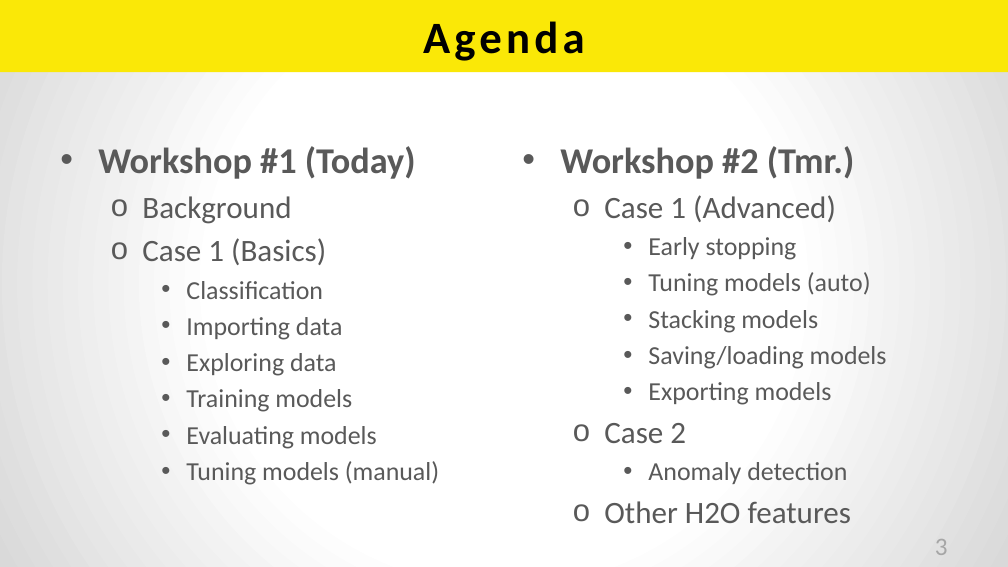
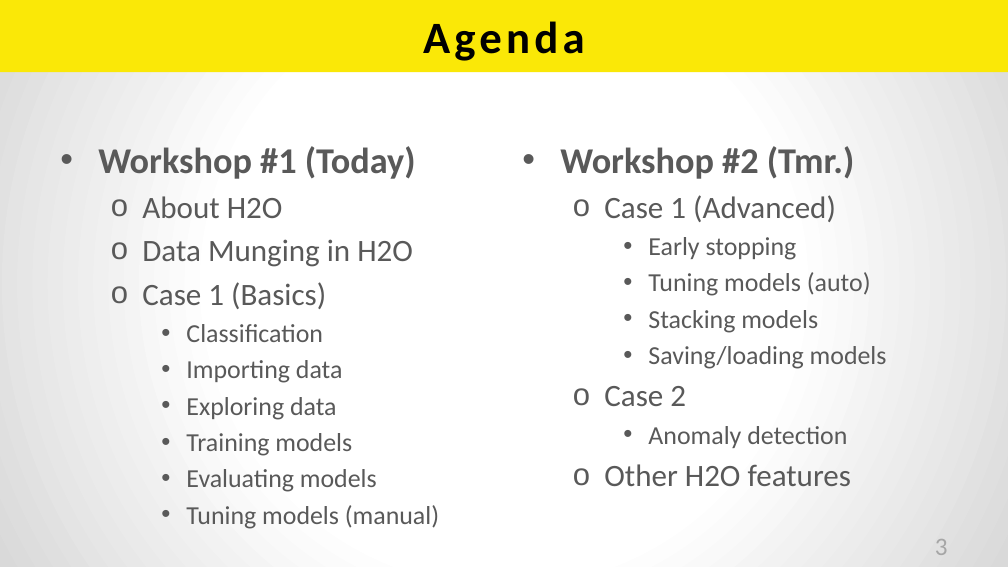
Before and after one commit to woobe/H2O_London_Workshop, a slide deck: slide 3 of slides/02_H2O_Workshop.pptx. Drawn at 1008x567 pixels with LibreOffice and Linux fonts; fonts in the diff are those of the drawing. Boxes give left, top, right and bottom in pixels: in the first picture for what was removed or moved away, otherwise in the second. Text is boxed around its words. In the diff, an @@ line names an element or a change of style, - is before the commit and + after.

Commit message:
draft v0.2

```diff
--- a/slides/02_H2O_Workshop.pptx
+++ b/slides/02_H2O_Workshop.pptx
@@ text at (x1=142, y1=196, x2=413, y2=267): text changed @@
-  o Background
+  o About H2O
+  o Data Munging in H2O
@@ text at (x1=648, y1=382, x2=832, y2=405): paragraph removed @@
-    • Exporting models
```
Also in this commit, not shown: 5 other slides changed, 11 slides added, 1 slide removed.
